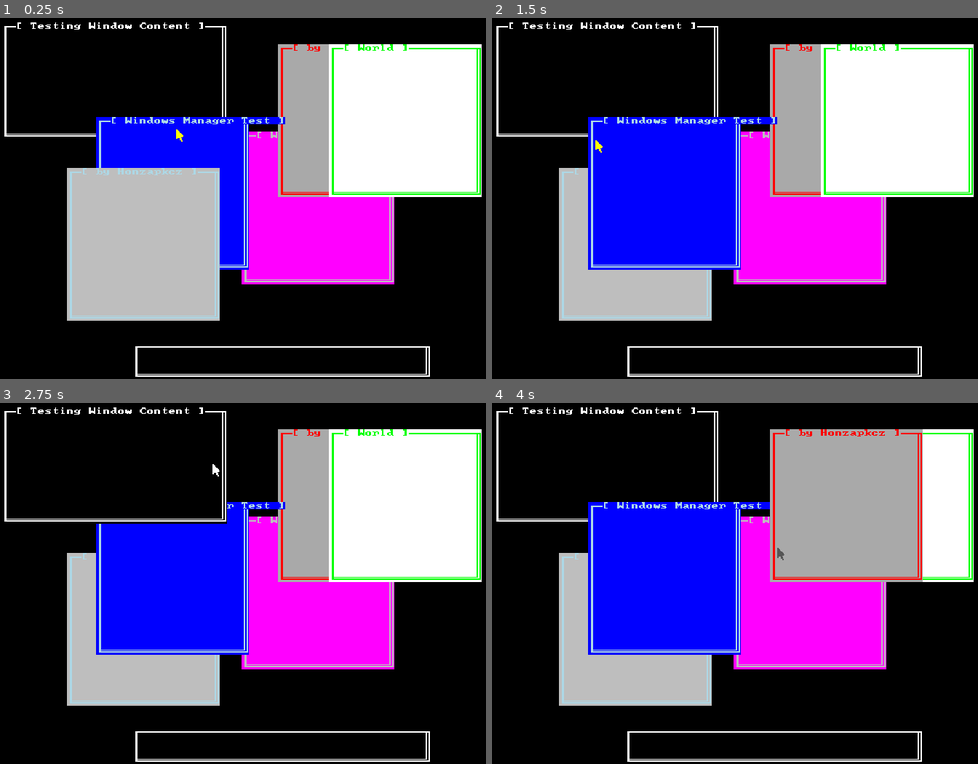
Above: before the commit, frames 1-4 (two rows, left to right).
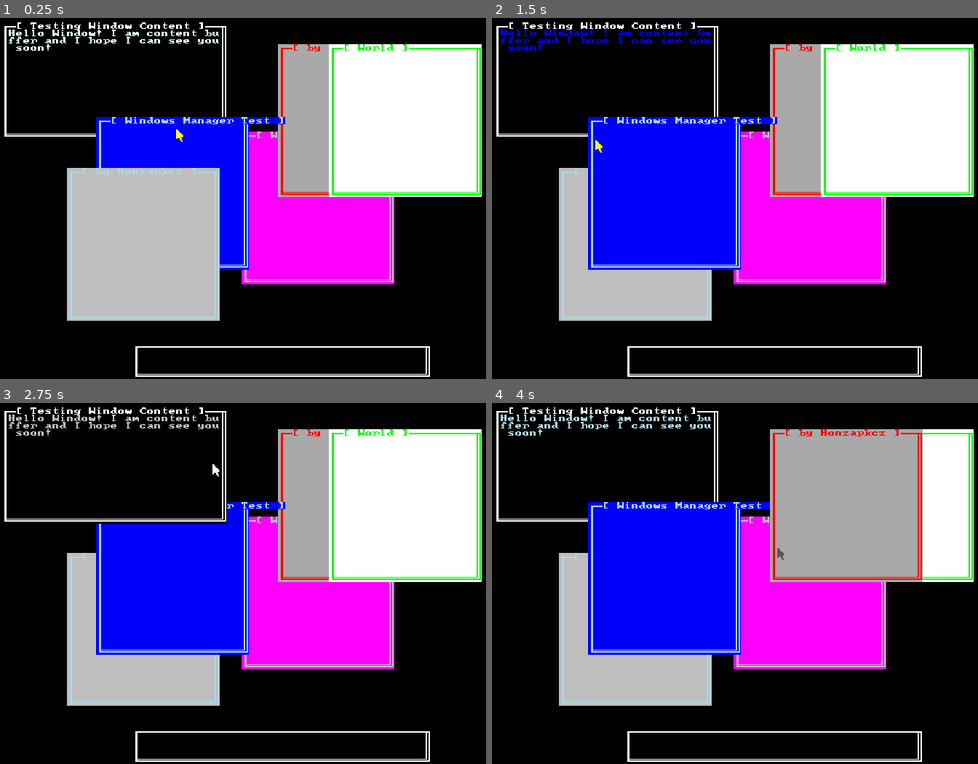
Above: after the commit, the same moments.

Repository: Honzapkcz/godot-de
Game: Godot game, scene res://wm.tscn
Same seed, same stepped clock (60 frames per second), same inputs: the game is played once before the commit and once after it.
Inputs (mouse positions are in pixels of both pictures, inside the frame that each line leads up to):
- Up to frame 1 (0.25 s): no input
- Up to frame 2 (1.5 s): tap Enter at 0.5 s; move the mouse to (905, 180) at 0.52 s; click (905, 180) at 0.67 s; move the mouse to (662, 216) at 1.27 s; click (662, 216) at 1.42 s
- Up to frame 3 (2.75 s): move the mouse to (345, 500) at 2.02 s; click (345, 500) at 2.17 s
- Up to frame 4 (4 s): move the mouse to (749, 655) at 2.77 s; click (749, 655) at 2.92 s; move the mouse to (953, 637) at 3.52 s; click (953, 637) at 3.67 s

The runs differ from the first frame. In frame 1, 0.5% of the frame differs, in the area x 1-46%, y 3-10%; in frame 2, 0.5%; in frame 3, 0.5%; in frame 4, 0.5%.
Error before the commit: Out of bounds get index '7999' (on base: 'PackedByteArray') (res://TextBuffer.gd:54)

Commit message:
Implemented and fixed copy() method.

Diff:
--- a/TextBuffer.gd
+++ b/TextBuffer.gd
@@ -49,9 +49,10 @@
 var bgc: int
 
 func copy(destbuf: TextBuffer, destx: int, desty: int) -> void:
-	i = destbuf.buffer.size() - 1
+	i = buffer.size() - 1
 	while i >= 0:
-		destbuf.buffer.set(desty * destbuf.COLS + destx + i, buffer[i])
+		# Someone cooked here
+		destbuf.buffer.set(desty * destbuf.COLS * 2 + destx * 2 + int(i / 2 / COLS) * (destbuf.COLS - COLS) * 2 + i, buffer[i])
 		i -= 1
 
 func copyrect(destbuf: TextBuffer, srcx: int, srcy: int, destx: int, desty: int, h: int, v: int) -> void:
